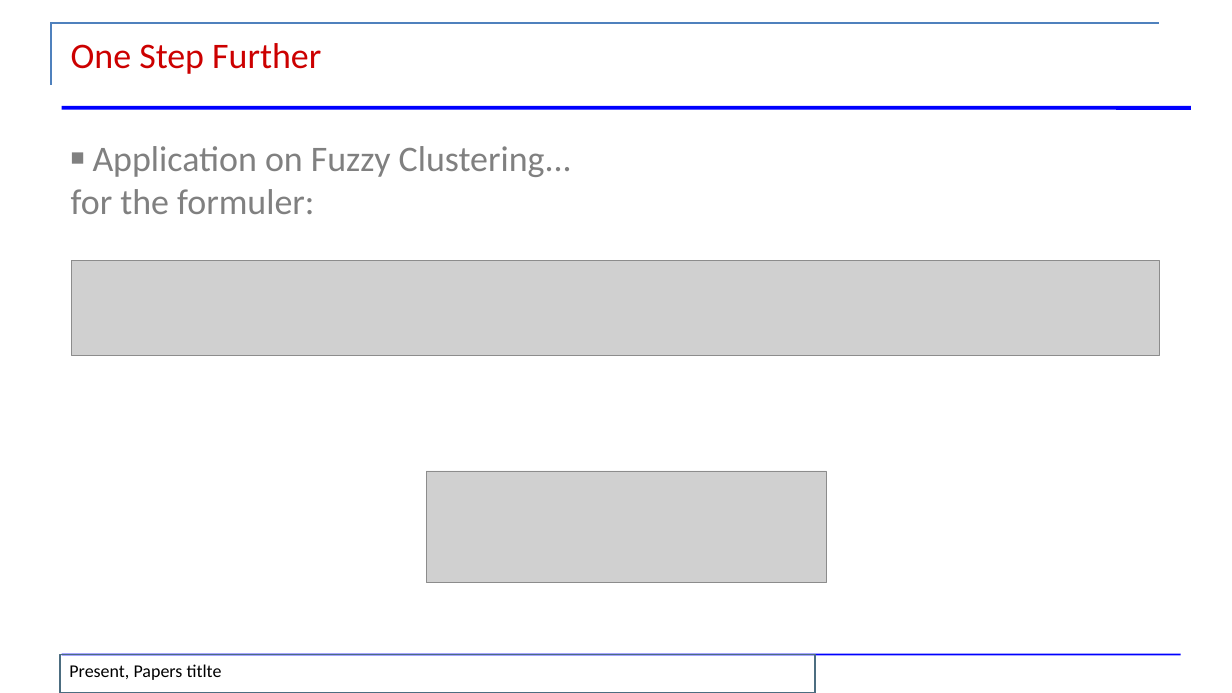
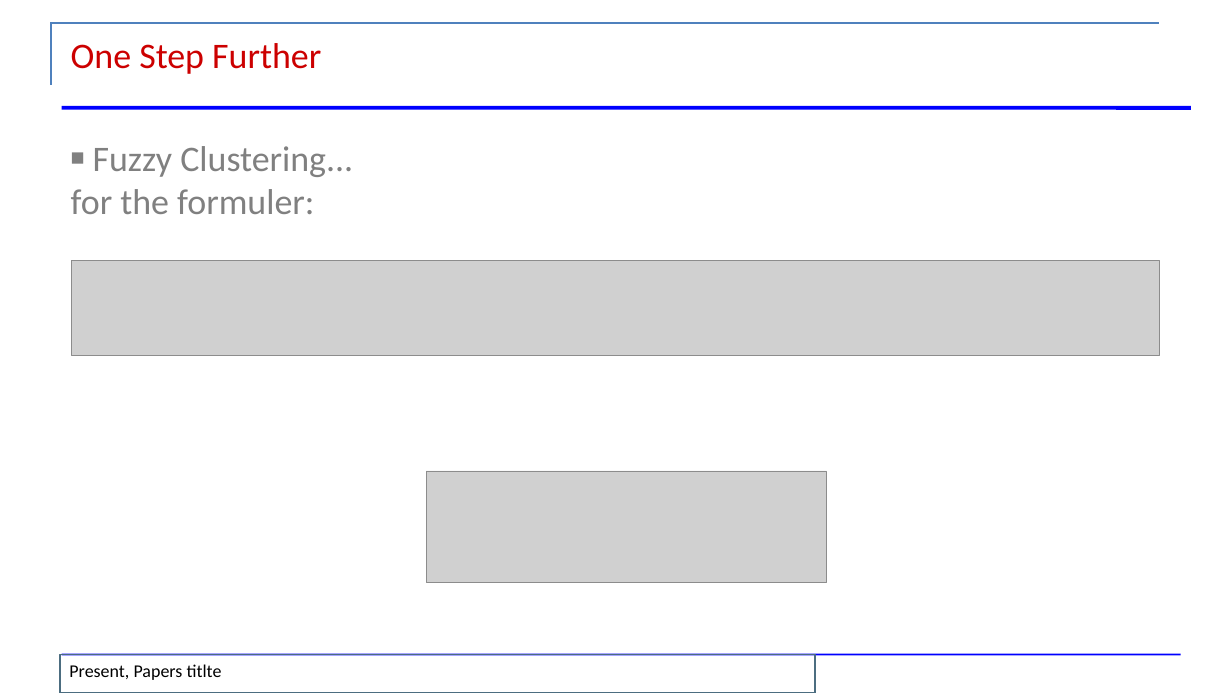
Before and after one commit to JoshuaGhost/Topic_in_Data_Mining, a slide deck: slide 19 of slides/presentation2.pptx (slide 16 before the commit). Drawn at 1232x693 pixels with LibreOffice and Linux fonts; fonts in the diff are those of the drawing; grey boxes stand for pictures. Boxes give left, top, right and bottom in pixels: in the first picture for what was removed or moved away, otherwise in the second. Text is boxed around its words. In the diff, an @@ line names an element or a change of style, - is before the commit and + after.

```diff
--- a/slides/presentation2.pptx
+++ b/slides/presentation2.pptx
@@ text at (x1=93, y1=146, x2=353, y2=177): text changed @@
-■ Application on Fuzzy Clustering...
+■ Fuzzy Clustering...
```
Also in this commit, not shown: 4 slides added, 1 slide removed, 2 other files.
